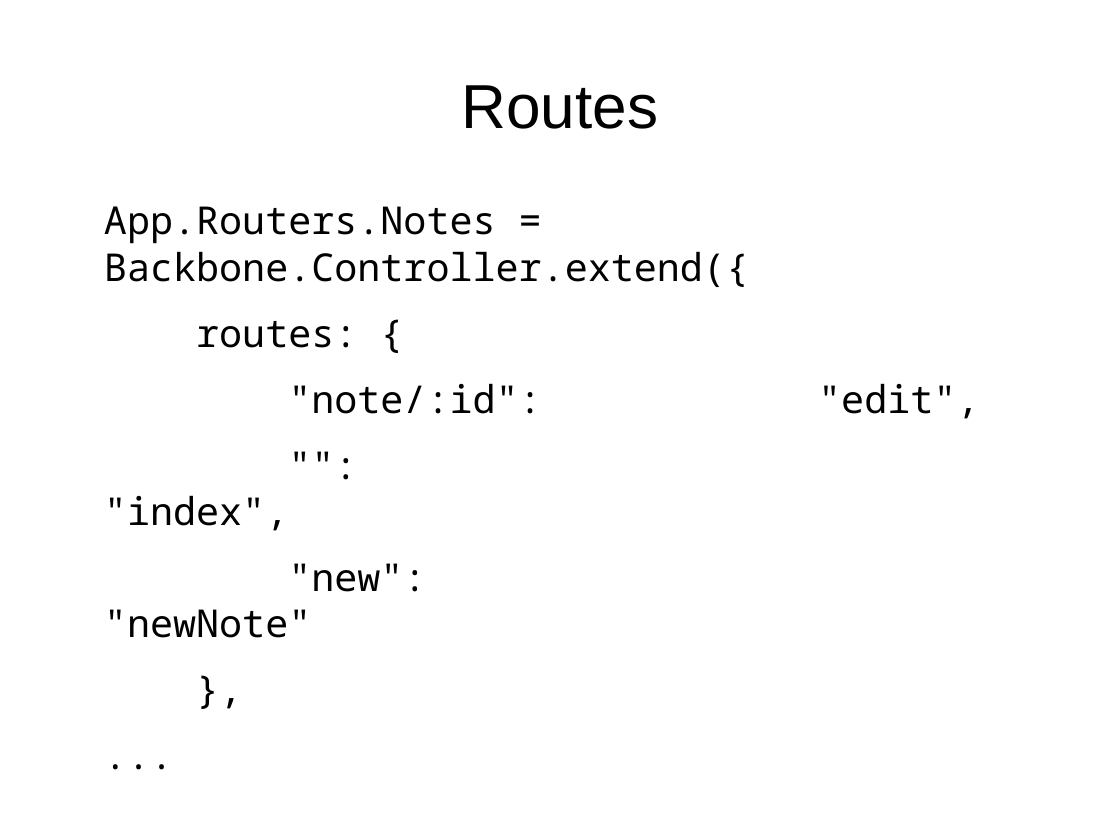
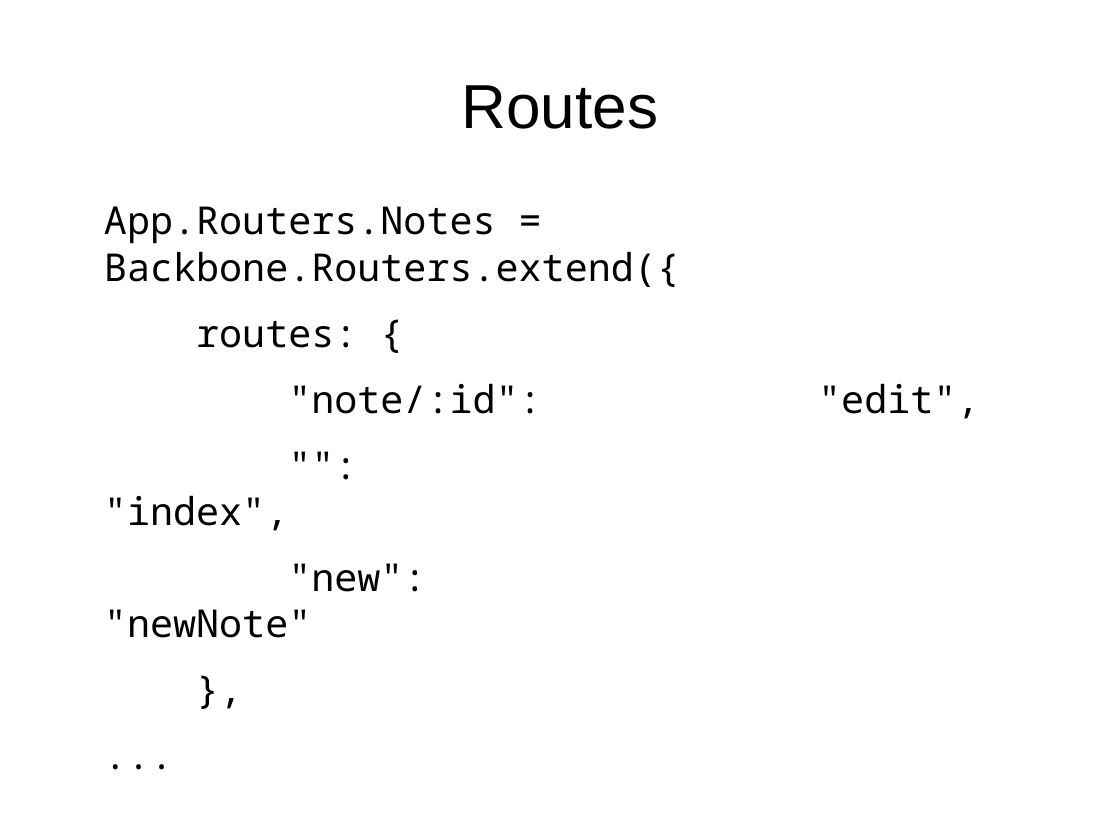
Before and after one commit to speakingcode/pres-soa-flask-backbone, a slide deck: slide 29 of soa-python-flask-backbonejs.odp. Drawn at 1120x840 pixels with LibreOffice and Linux fonts; fonts in the diff are those of the drawing. Boxes give left, top, right and bottom in pixels: in the first picture for what was removed or moved away, otherwise in the second. Text is boxed around its words. In the diff, an @@ line names an element or a change of style, - is before the commit and + after.

```diff
--- a/soa-python-flask-backbonejs.odp
+++ b/soa-python-flask-backbonejs.odp
@@ text at (x1=104, y1=206, x2=680, y2=287): text changed @@
-App.Routers.Notes = Backbone.Controller.extend({
+App.Routers.Notes = Backbone.Routers.extend({
```
Also in this commit, not shown: 2 other slides changed, 1 slide added, 12 other files.
